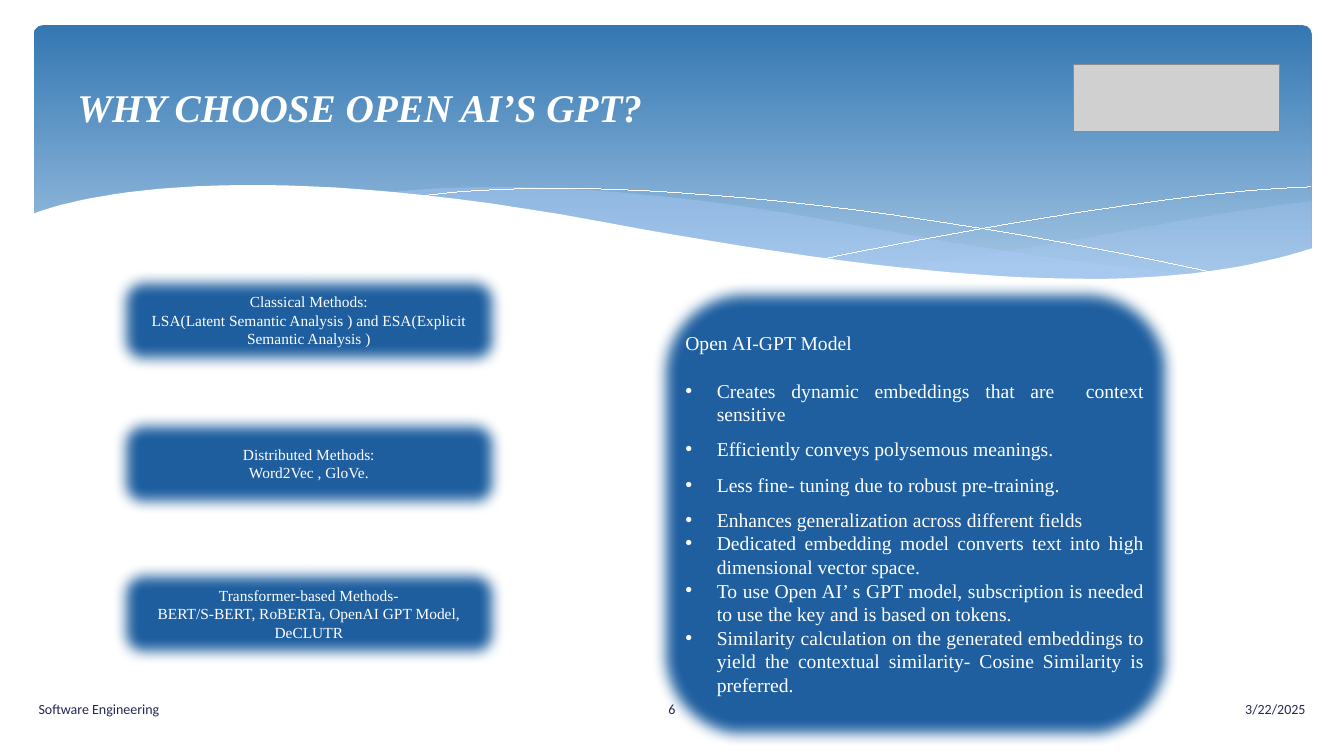
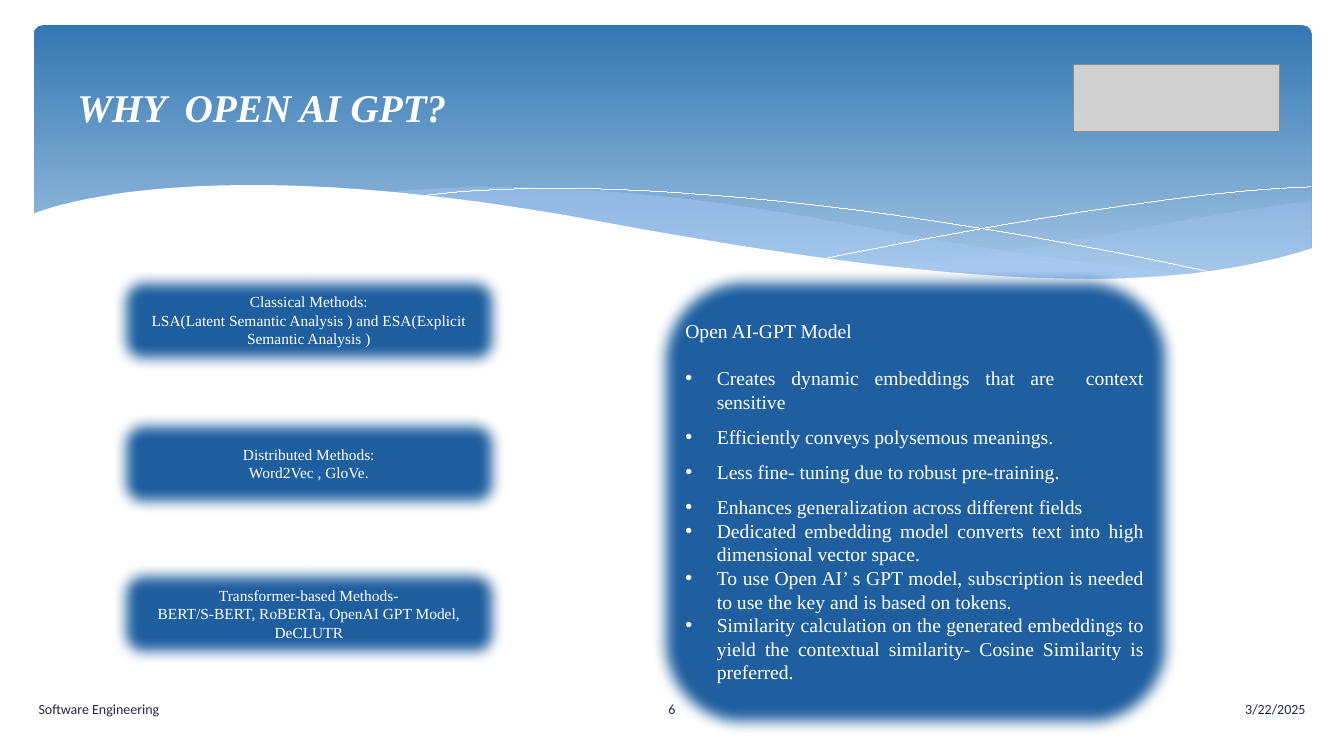
Before and after one commit to senthilmasters2024/Tech_Tweakers, a slide deck: slide 6 of SemanticAnalysisTextualData/SemanticAnalysisTextualData/Documentation/SemanticAnalysisTextualData.pptx. Drawn at 1344x756 pixels with LibreOffice and Linux fonts; fonts in the diff are those of the drawing; grey boxes stand for pictures. Boxes give left, top, right and bottom in pixels: in the first picture for what was removed or moved away, otherwise in the second. Text is boxed around its words. In the diff, an @@ line names an element or a change of style, - is before the commit and + after.

```diff
--- a/SemanticAnalysisTextualData/SemanticAnalysisTextualData/Documentation/SemanticAnalysisTextualData.pptx
+++ b/SemanticAnalysisTextualData/SemanticAnalysisTextualData/Documentation/SemanticAnalysisTextualData.pptx
@@ title at [77,96,447,123]: text changed @@
-WHY CHOOSE OPEN AI’S GPT?
+WHY OPEN AI GPT?
@@ rounded rectangle "Open AI-GPT Model": place and size @@
-rounded rectangle "Open AI-GPT Model" at [653,282,1178,745]
+rounded rectangle "Open AI-GPT Model" at [653,270,1178,733]
```
Also in this commit, not shown: 9 other slides changed, 1 other file.
